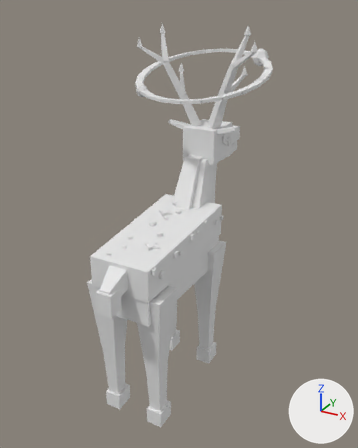
An edit to the FBX model assets/models/fbx/08_StarfallCrater/Animals/dino_Ringhorn.fbx, drawn before and after from the same camera.
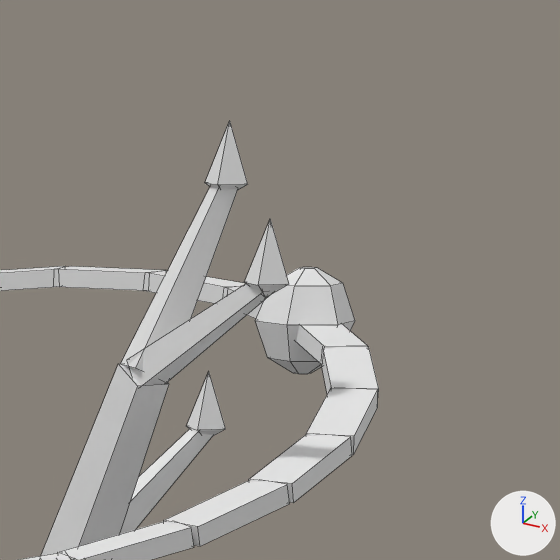
The first picture shows the older version from a camera (50 mm lens) standing at (0.0457, -0.0776, 0.0769) and looking at (0.0004, 0.0048, 0.0358). The close-ups show the older and then the newer version on the part from 59% to 84% of the width and 1% to 22% of the height of that picture. Only the edits that show in the close-ups are written down. Every picture has the same lights, and +X, +Y and +Z are marked at lower right. The close-ups show mesh edges as thin lines. Where no turn or scale is listed for an object, it has been applied to the vertices. Vertices at exactly the same position are counted once.

Objects in the first close-up: 'dino_Ringhorn_Crystal', 'dino_Ringhorn_CrystalGlow', 'dino_Ringhorn_Halo', 'dino_Ringhorn_Orb'.
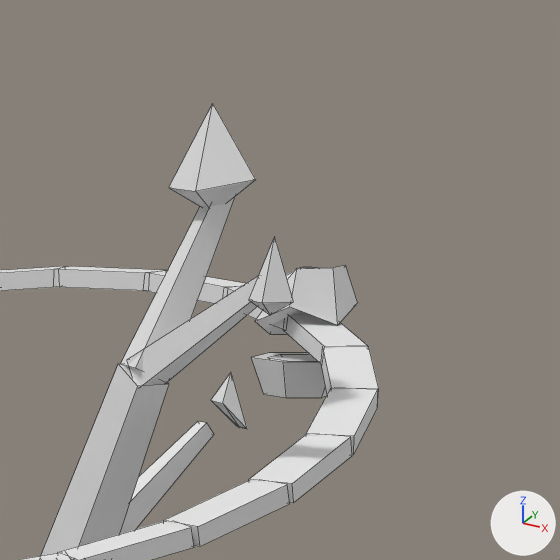
Pixel boxes [x1, y1, x2, y2] of what changed, in the close-ups (560 x 560 px; the box of a moved part takes in the faces that stretch with it):
'dino_Ringhorn_CrystalGlow', reshaped: before [186, 121, 289, 436]; after [169, 104, 293, 429]
'dino_Ringhorn_Orb', reshaped: before [255, 267, 355, 374]; after [251, 265, 358, 398]
part 1 of me_dino_ringhorn_crystalglow, moved or reshaped: before [245, 218, 289, 297]; after [249, 237, 293, 315]
part 2 of me_dino_ringhorn_crystalglow, moved or reshaped: before [205, 121, 248, 190]; after [169, 104, 256, 208]
part 3 of me_dino_ringhorn_crystalglow, moved or reshaped: before [186, 372, 226, 436]; after [211, 372, 247, 429]
part 4 of me_dino_ringhorn_orb, added: after [251, 353, 327, 398]
part 5 of me_dino_ringhorn_orb, moved or reshaped: before [255, 283, 355, 361]; after [255, 265, 358, 335]

Diff of the bpy script that builds the scene:
```diff
--- a/assets/models/fbx/08_StarfallCrater/Animals/dino_Ringhorn.fbx.py
+++ b/assets/models/fbx/08_StarfallCrater/Animals/dino_Ringhorn.fbx.py
@@ me_dino_ringhorn_crystalglow @@
 # used by ob_dino_ringhorn_crystalglow; location = (0.0, 0.0, 0.0)
-me_dino_ringhorn_crystalglow.from_pydata(...)  # 36 vertices, 48 faces; spans x -0.0129..0.0129, y 0.0106..0.0204, z 0.0638..0.0738
+me_dino_ringhorn_crystalglow.from_pydata(...)  # 36 vertices, 48 faces; spans x -0.0132..0.0132, y 0.0103..0.021, z 0.0633..0.0743
+# me_dino_ringhorn_crystalglow part 1: the loose piece of 6 vertices spanning x 0.0115..0.0129, y 0.0106..0.012, z 0.0691..0.0713 is moved by (0.0003, -0.0003, -0.0005)
+# me_dino_ringhorn_crystalglow part 2: 6 of 36 vertices moved; they spanned x 0.0085..0.0099, y 0.0146..0.016, z 0.0716..0.0738 and now span x 0.0074..0.0103, y 0.0135..0.0164, z 0.0711..0.0743; mean shift (-0.0003, -0.0003, 0.0); largest move (0.0092, 0.0146, 0.072) -> (0.0089, 0.0135, 0.0719)
+# me_dino_ringhorn_crystalglow part 3: 6 of 36 vertices moved; they spanned x 0.0065..0.0079, y 0.019..0.0204, z 0.0638..0.066 and now span x 0.007..0.0084, y 0.0197..0.021, z 0.0641..0.066; mean shift (0.0006, 0.0007, 0.0003); largest move (0.0072, 0.0197, 0.0638) -> (0.008, 0.0207, 0.0641)
+# other edits to the shape of me_dino_ringhorn_crystalglow do not show in these pictures
 me_dino_ringhorn_crystalglow.materials.append(mat_dino_ringhorn_crystalglow)
@@ me_dino_ringhorn_orb @@
 # used by ob_dino_ringhorn_orb; location = (0.0, 0.0, 0.0)
-me_dino_ringhorn_orb.from_pydata(...)  # 60 vertices, 58 faces; spans x -0.0096..0.01, y 0.0049..0.0266, z 0.0606..0.0689
+me_dino_ringhorn_orb.from_pydata(...)  # 96 vertices, 64 faces; spans x -0.0096..0.0101, y 0.0048..0.0267, z 0.0602..0.069
+# me_dino_ringhorn_orb part 4: a new loose piece, a 6-sided cut cone along z (radius 0.0012 at the low end, 0.0017 at the high end) spanning x 0.007..0.0099, y 0.0233..0.0267, z 0.0648..0.066, in mat_dino_ringhorn_orb (white #e7e7e7)
+# me_dino_ringhorn_orb part 5: 6 vertices removed from x 0.007..0.01, y 0.0232..0.0266, z 0.0672; 12 vertices added at x 0.007..0.0101, y 0.0231..0.0267, z 0.0666..0.069
+# other edits to the shape of me_dino_ringhorn_orb do not show in these pictures
 me_dino_ringhorn_orb.materials.append(mat_dino_ringhorn_orb)
```
